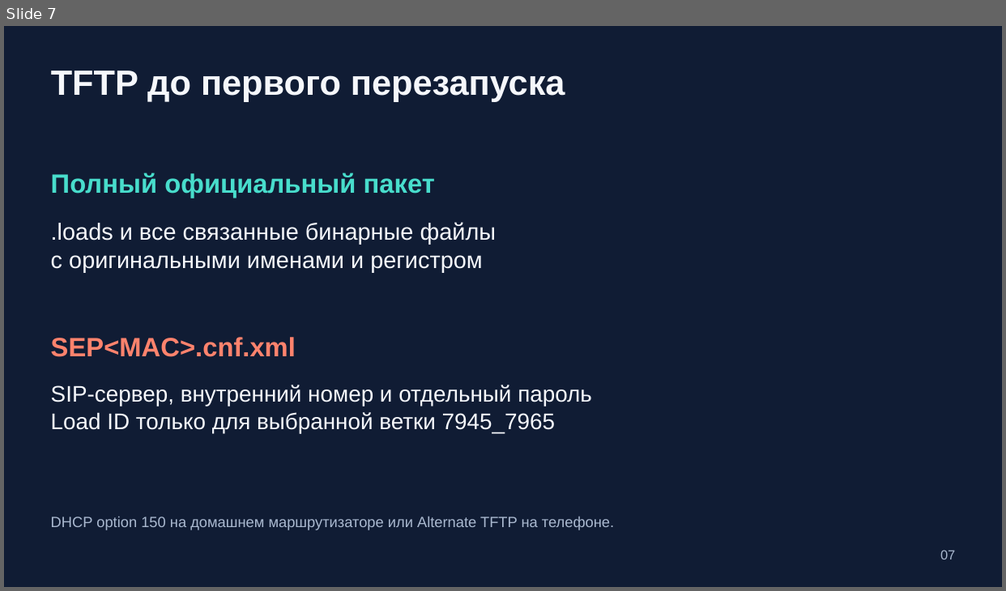
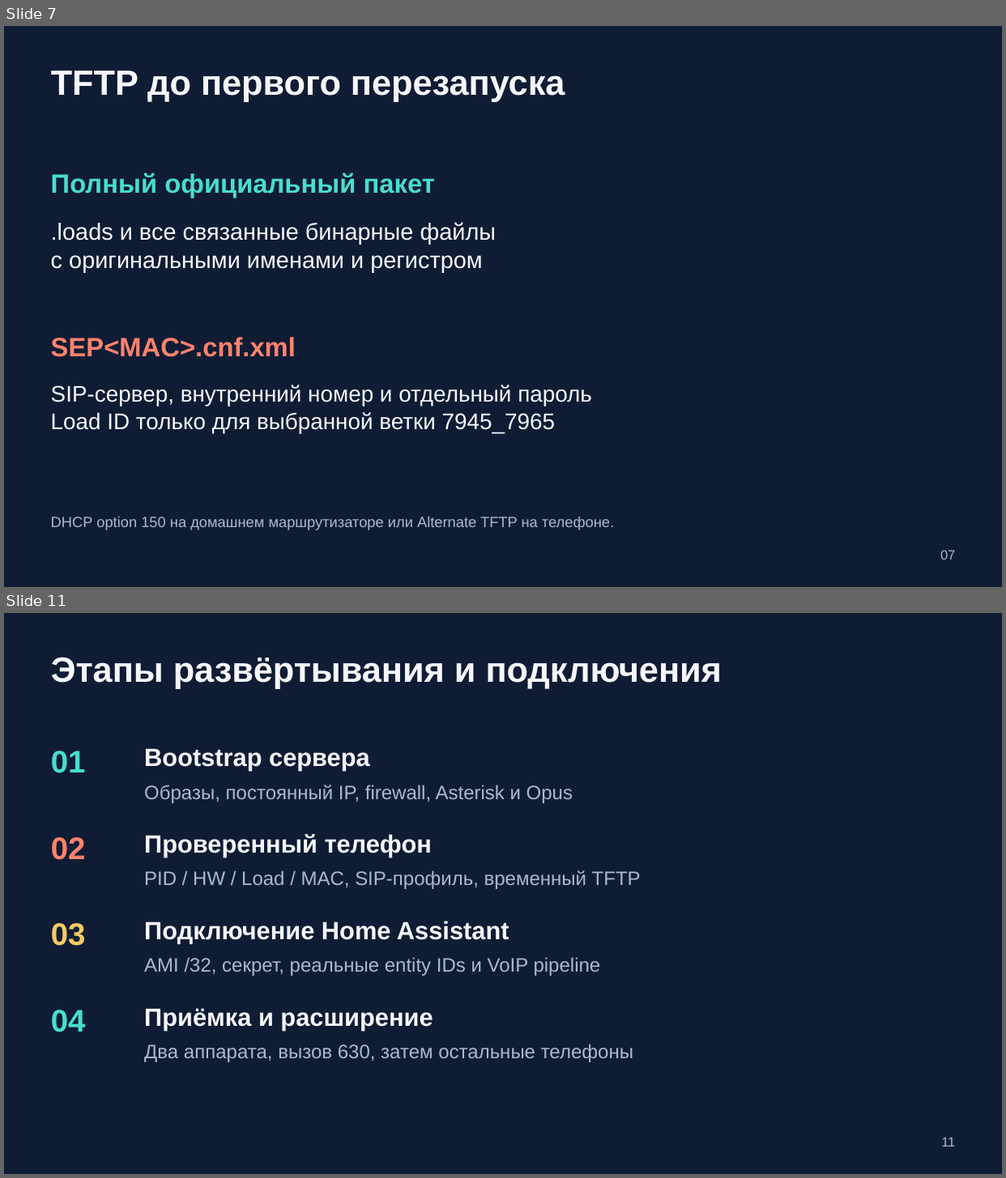
Before and after one commit to 4alvit/cisco-home-telephony, a slide deck: docs/slides/cisco-home-telephony.pptx. Shown one above the other, each under a label of ours: slide 7 before the commit, slides 7 and 11 after it; the slides between them are not shown. The pictures are 1006x591 and 1006x1178 pixels, drawn with LibreOffice and Linux fonts; fonts in the diff are those of the drawing. Boxes give left, top, right and bottom in pixels: in the first picture for what was removed or moved away, otherwise in the second. Text is boxed around its words. In the diff, an @@ line names an element or a change of style, - is before the commit and + after.

Commit message:
Add PBX bootstrap mode and complete Home Assistant deployment visuals

```diff
--- a/docs/slides/cisco-home-telephony.pptx
+++ b/docs/slides/cisco-home-telephony.pptx
@@ slide 11 added at (4,613,1002,1174), background #101C34 @@
@@ text added at (51,657,722,688), 33.8 pt, text #F5F7FB, bold @@
+Этапы развёртывания и подключения
@@ text added at (51,751,86,773), 30 pt, text #48DDCC, bold @@
+01
@@ text added at (144,748,370,771), 24 pt, text #F5F7FB, bold @@
+Bootstrap сервера
@@ text added at (144,785,573,803), 18.8 pt, text #AAB9D0 @@
+Образы, постоянный IP, firewall, Asterisk и Opus
@@ text added at (51,837,86,860), 30 pt, text #FF836D, bold @@
+02
@@ text added at (144,834,432,858), 24 pt, text #F5F7FB, bold @@
+Проверенный телефон
@@ text added at (144,871,641,889), 18.8 pt, text #AAB9D0 @@
+PID / HW / Load / MAC, SIP-профиль, временный TFTP
@@ text added at (51,923,86,946), 30 pt, text #F7CB64, bold @@
+03
@@ text added at (144,921,509,943), 24 pt, text #F5F7FB, bold @@
+Подключение Home Assistant
@@ text added at (144,957,601,976), 18.8 pt, text #AAB9D0 @@
+AMI /32, секрет, реальные entity IDs и VoIP pipeline
@@ text added at (51,1010,86,1033), 30 pt, text #48DDCC, bold @@
+04
@@ text added at (144,1008,432,1030), 24 pt, text #F5F7FB, bold @@
+Приёмка и расширение
@@ text added at (144,1044,633,1063), 18.8 pt, text #AAB9D0 @@
+Два аппарата, вызов 630, затем остальные телефоны
@@ text added at (941,1137,955,1147), 12.8 pt, text #AAB9D0 @@
+11
```
Also in this commit, not shown: 4 slides changed, 6 other slides added, 5 slides removed, 14 other files.
